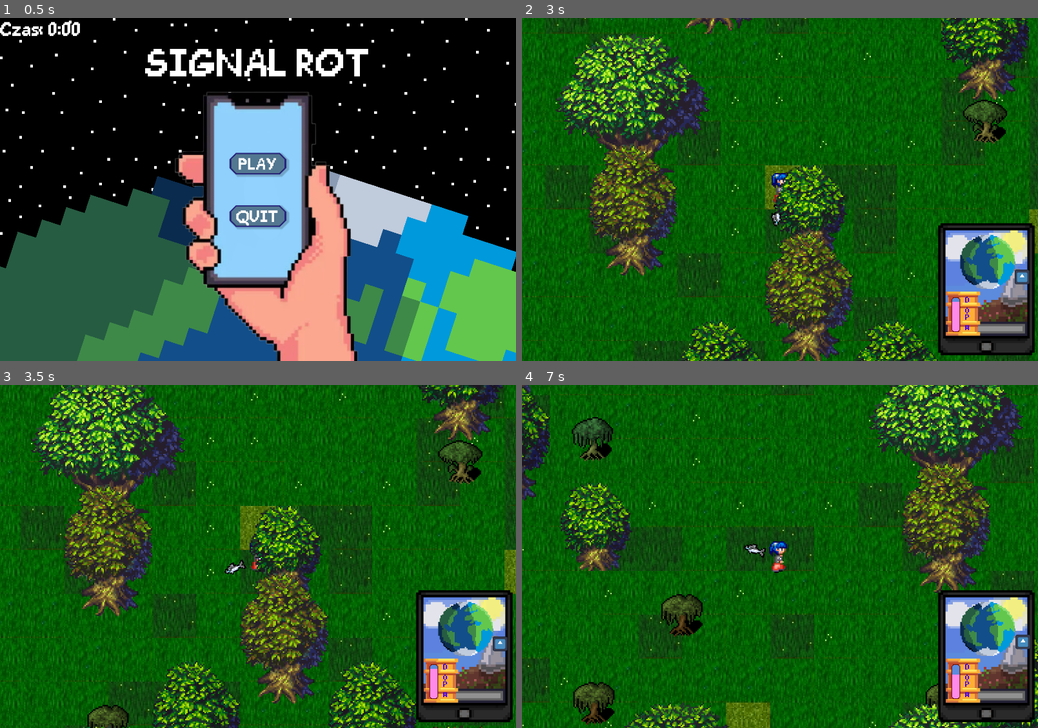
Above: before the commit, frames 1-4 (two rows, left to right).
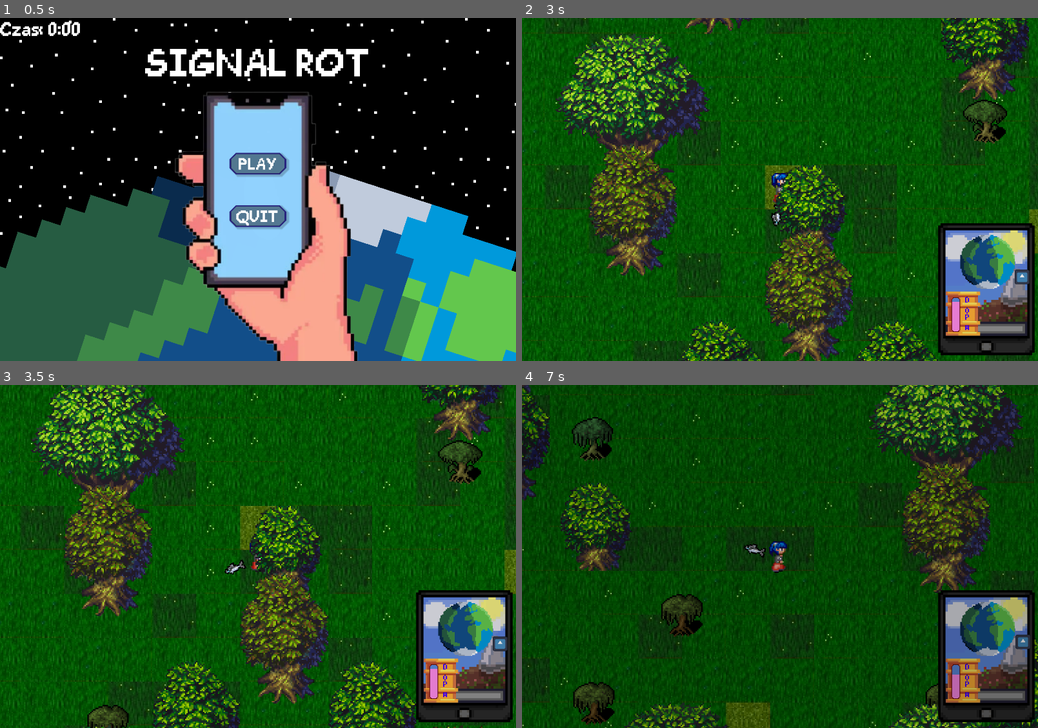
Above: after the commit, the same moments.

Repository: mikowy001/hackaton26
Game: Godot game, scene res://scenes/Main_Menu.tscn
The game is run twice, just before and just after one commit, with the same random seed, the same clock (stepped at 60 frames per second) and the same inputs. The engine's default icon, where the game draws it, is replaced by a stand-in: a white triangle on a blue panel in a dark square.
Inputs:
- Up to frame 1 (0.5 s): no input
- Up to frame 2 (3 s): click "PLAY" at 0.5 s; tap Enter at 1.25 s; hold D (move_right) 1.28-2.03 s; hold Space (spacja) 1.28-2.03 s; hold S (move_down) 2.03-2.78 s; tap Space (spacja) at 2.1 s; hold D (move_right) from 2.78 s (still down); hold Space (spacja) from 2.78 s (still down)
- Up to frame 3 (3.5 s): keep holding D (move_right); keep holding Space (spacja)
- Up to frame 4 (7 s): release D (move_right) at 3.53 s; release Space (spacja) at 3.53 s; hold W (move_up) 3.53-4.28 s; tap Space (spacja) at 3.6, 5.1, 6.6 s; hold Space (spacja) 4.28-5.03 s; hold A (move_left) 4.28-5.78 s; hold S (move_down) 5.78-6.53 s; hold Space (spacja) 5.78-6.53 s; hold D (move_right) from 6.53 s (still down)

Frame 1 is identical in both runs. In frame 2, 0.5% of the frame differs, in the area x 49-98%, y 45-93%; in frame 3, 1.7%; in frame 4, 48%, in the area x 0-100%, y 0-100%.

Commit message:
assety dla hubcia v3

Diff:
--- a/scenes/Player/Player.tscn
+++ b/scenes/Player/Player.tscn
@@ -7,7 +7,9 @@
 [ext_resource type="Texture2D" uid="uid://rm8gs2x2vxm" path="res://assets/aPHONEd.png" id="4_fxc31"]
 [ext_resource type="PackedScene" uid="uid://bu1amv7lvxoiy" path="res://scenes/ui/compass.tscn" id="4_xcisb"]
 [ext_resource type="Texture2D" uid="uid://3ec1yvy4ynk4" path="res://assets/ryba.png" id="6_socpp"]
-[ext_resource type="Shader" uid="uid://7ujk612gd6es" path="res://scenes/Player/dopamine.gdshader" id="7_mono"]
+[ext_resource type="AudioStream" uid="uid://bg4d1lkqpnyeh" path="res://assets/sfx_throw.wav" id="9_mmokv"]
+[ext_resource type="AudioStream" uid="uid://b5rbudavi7ssh" path="res://high_dopamine.mp3" id="10_high"]
+[ext_resource type="AudioStream" uid="uid://bu631re7veir2" path="res://low_dopamine.mp3" id="10_low"]
 
 [sub_resource type="AtlasTexture" id="AtlasTexture_h00vy"]
 atlas = ExtResource("1_h00vy")
@@ -178,11 +180,6 @@
 [sub_resource type="CapsuleShape2D" id="CapsuleShape2D_ky53y"]
 radius = 5.0
 height = 16.0
-
-[sub_resource type="ShaderMaterial" id="ShaderMaterial_mono"]
-shader = ExtResource("7_mono")
-shader_parameter/brightness = 1.0
-shader_parameter/mono = 0.0
 
 [node name="Player" type="CharacterBody2D" unique_id=2074806864]
 script = ExtResource("1_ved6o")
@@ -208,6 +205,15 @@
 offset_right = 206.0
 offset_bottom = 126.0
 texture = ExtResource("4_fxc31")
+
+[node name="DopamineBar" parent="Camera2D/TextureRect" unique_id=1759574927 instance=ExtResource("3_ved6o")]
+z_index = 2
+layout_mode = 1
+offset_left = 30.0
+offset_top = 64.0
+offset_right = 30.0
+offset_bottom = 64.0
+scale = Vector2(0.5, 0.5)
 
 [node name="Compass" parent="Camera2D/TextureRect" unique_id=40836165 instance=ExtResource("4_xcisb")]
 z_index = 2
@@ -218,15 +224,6 @@
 offset_bottom = 19.0
 scale = Vector2(0.23, 0.23)
 
-[node name="DopamineBar" parent="Camera2D/TextureRect" unique_id=1759574927 instance=ExtResource("3_ved6o")]
-z_index = 2
-layout_mode = 1
-offset_left = 30.0
-offset_top = 64.0
-offset_right = 30.0
-offset_bottom = 64.0
-scale = Vector2(0.5, 0.5)
-
 [node name="ryba" type="TextureRect" parent="." unique_id=19497773]
 offset_left = -28.0
 offset_top = -8.0
@@ -234,12 +231,13 @@
 offset_bottom = 8.0
 texture = ExtResource("6_socpp")
 
-[node name="BackBufferCopy" type="BackBufferCopy" parent="." unique_id=918273645]
-
-[node name="MonoOverlay" type="ColorRect" parent="." unique_id=918273646]
-material = SubResource("ShaderMaterial_mono")
-anchors_preset = 15
-anchor_right = 1.0
-anchor_bottom = 1.0
-grow_horizontal = 2
-grow_vertical = 2
+[node name="DashAudioPlayer" type="AudioStreamPlayer2D" parent="." unique_id=1089564453]
+stream = ExtResource("9_mmokv")
+
+[node name="HighDopamineMusic" type="AudioStreamPlayer" parent="." unique_id=918273647]
+stream = ExtResource("10_high")
+volume_db = -80.0
+
+[node name="LowDopamineMusic" type="AudioStreamPlayer" parent="." unique_id=918273648]
+stream = ExtResource("10_low")
+volume_db = -80.0
--- a/scenes/Player/dopamine.gdshader
+++ b/scenes/Player/dopamine.gdshader
@@ -1,17 +1,12 @@
 shader_type canvas_item;
-render_mode unshaded;
 
-// Screen texture sampled back through a BackBufferCopy placed before this overlay.
 uniform sampler2D SCREEN_TEXTURE : hint_screen_texture, filter_linear_mipmap;
 
-// Both driven by sciemnianie.gd from the current dopamine level.
-uniform float brightness : hint_range(0.0, 1.0) = 1.0;
-uniform float mono : hint_range(0.0, 1.0) = 0.0;
+uniform float nightness : hint_range(0.0, 1.0) = 0.0;
+uniform vec3 night_tint : source_color = vec3(0.08, 0.12, 0.28);
 
 void fragment() {
-	vec3 col = texture(SCREEN_TEXTURE, SCREEN_UV).rgb;
-	float gray = dot(col, vec3(0.2126, 0.7152, 0.0722));
-	col = mix(col, vec3(gray), mono);
-	col *= brightness;
-	COLOR = vec4(col, 1.0);
+	vec4 screen_col = texture(SCREEN_TEXTURE, SCREEN_UV);
+	vec3 dark_col = screen_col.rgb * night_tint;
+	COLOR = vec4(mix(screen_col.rgb, dark_col, nightness), screen_col.a);
 }
--- a/scenes/Player/sciemnianie.gd
+++ b/scenes/Player/sciemnianie.gd
@@ -2,19 +2,41 @@
 
 const MIN_BRIGHTNESS := 0.08   # "near 0" instead of pitch black
 const MAX_DOPAMINE := 100.0    # matches the bar's default max
+const MIN_VOLUME := 0.0001     # ~ -80 dB, avoids linear_to_db(0)
+
+@export var fade_speed: float = 1.5  # how quickly the two tracks chase the target mix
 
 @onready var bar = get_node_or_null("../Camera2D/TextureRect/DopamineBar")
-@onready var mono_overlay = get_node_or_null("../MonoOverlay")
+@onready var high_music = get_node_or_null("../HighDopamineMusic")
+@onready var low_music = get_node_or_null("../LowDopamineMusic")
 
-func _process(_delta: float) -> void:
+var high_volume: float = 0.0
+var low_volume: float = 0.0
+
+func _ready() -> void:
+	if high_music != null:
+		high_music.volume_db = linear_to_db(MIN_VOLUME)
+		high_music.play()
+	if low_music != null:
+		low_music.volume_db = linear_to_db(MIN_VOLUME)
+		low_music.play()
+
+func _process(delta: float) -> void:
 	if bar == null:
 		return
 
 	var ratio := clampf(float(bar.get_dopamine()) / MAX_DOPAMINE, 0.0, 1.0)
 	var brightness := MIN_BRIGHTNESS + (1.0 - MIN_BRIGHTNESS) * ratio
+	color = Color(brightness, brightness, brightness)
 
-	# CanvasModulate stays white; the overlay shader handles both effects,
-	# so the darkening is not applied twice.
-	if mono_overlay != null and mono_overlay.material != null:
-		mono_overlay.material.set_shader_parameter("brightness", brightness)
-		mono_overlay.material.set_shader_parameter("mono", 1.0 - ratio)
+	# High track dominates when dopamine is full, low track when it is empty.
+	var high_target := ratio
+	var low_target := 1.0 - ratio
+	var t := 1.0 - exp(-fade_speed * delta)
+	high_volume = lerpf(high_volume, high_target, t)
+	low_volume = lerpf(low_volume, low_target, t)
+
+	if high_music != null:
+		high_music.volume_db = linear_to_db(maxf(high_volume, MIN_VOLUME))
+	if low_music != null:
+		low_music.volume_db = linear_to_db(maxf(low_volume, MIN_VOLUME))
--- a/scripts/player/player.gd
+++ b/scripts/player/player.gd
@@ -3,24 +3,25 @@
 @export var speed: float = 166.0
 
 @export var orbit_radius: float = 19.0
-@export var orbit_speed: float = 2.0  # radians per second
-@export var fish_facing_offset: float = PI  # sprite's snout points away from the player
+@export var orbit_speed: float = 2.0
+@export var fish_facing_offset: float = PI
 
 @export var boost_speed: float = 400.0
-@export var boost_decay: float = 6.0  # higher = shorter hop
+@export var boost_decay: float = 6.0
 @export var boost_cooldown: float = 0.25
-@export var min_dash_dopamine: float = 25.0  # 1/4 of the 100-point bar
+@export var min_dash_dopamine: float = 25.0
 @export var dash_dopamine_cost: float = 2.0
 
 @export var hotspot_path: NodePath = ^"../Hotspot"
 
+@onready var Sound_Dash = $DashAudioPlayer
 @onready var animated_sprite = $AnimatedSprite2D
 @onready var ryba = $ryba
 @onready var hotspot = get_node_or_null(hotspot_path)
 @onready var dopamine_bar = get_node_or_null("Camera2D/TextureRect/DopamineBar")
 
 var last_direction = "walkDown"
-var orbit_angle: float = -3 * PI  # start on the left, where the fish was placed
+var orbit_angle: float = -3 * PI
 var boost_velocity := Vector2.ZERO
 var boost_requested := false
 var boost_cooldown_left: float = 0.0
@@ -51,10 +52,10 @@
 		var inside_hotspot: bool = hotspot != null and bool(hotspot.isThisPlayerInside)
 		var has_enough_dopamine: bool = dopamine_bar != null and float(dopamine_bar.get_dopamine()) >= min_dash_dopamine
 		if boost_cooldown_left <= 0.0 and not inside_hotspot and has_enough_dopamine:
-			# The sprite's snout is the opposite of the node's +X, so the dash
-			# uses the raw orbit angle: that is the radial "away from player" direction.
+
 			boost_velocity = Vector2.RIGHT.rotated(orbit_angle) * boost_speed
 			boost_cooldown_left = boost_cooldown
+			Sound_Dash.play()
 			dopamine_bar.drain_dopamine(dash_dopamine_cost)
 
 	velocity += boost_velocity
Binary file added: Huberto's Assets/deep_elf_high_priest.png
Not shown, added: Huberto's Assets/deep_elf_high_priest.png.import
Binary file added: Huberto's Assets/deep_elf_mage.png
Not shown, added: Huberto's Assets/deep_elf_mage.png.import
Not shown, added: assets/sfx_throw.wav.import
Not shown, added: high_dopamine.mp3.import
Not shown, added: low_dopamine.mp3.import
Not shown, added: assets/sfx_throw.wav
Not shown, added: high_dopamine.mp3
Not shown, added: low_dopamine.mp3
